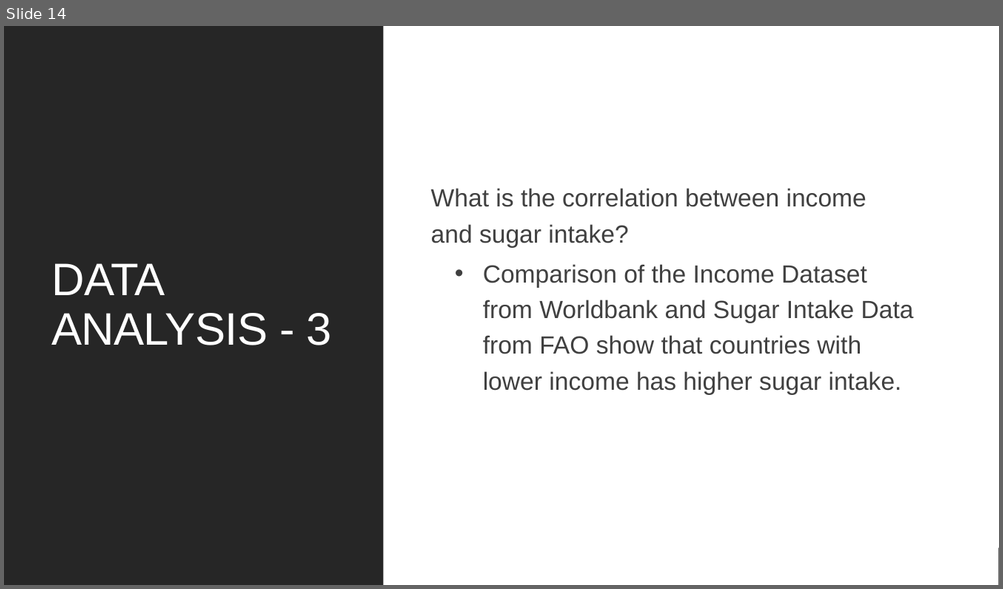
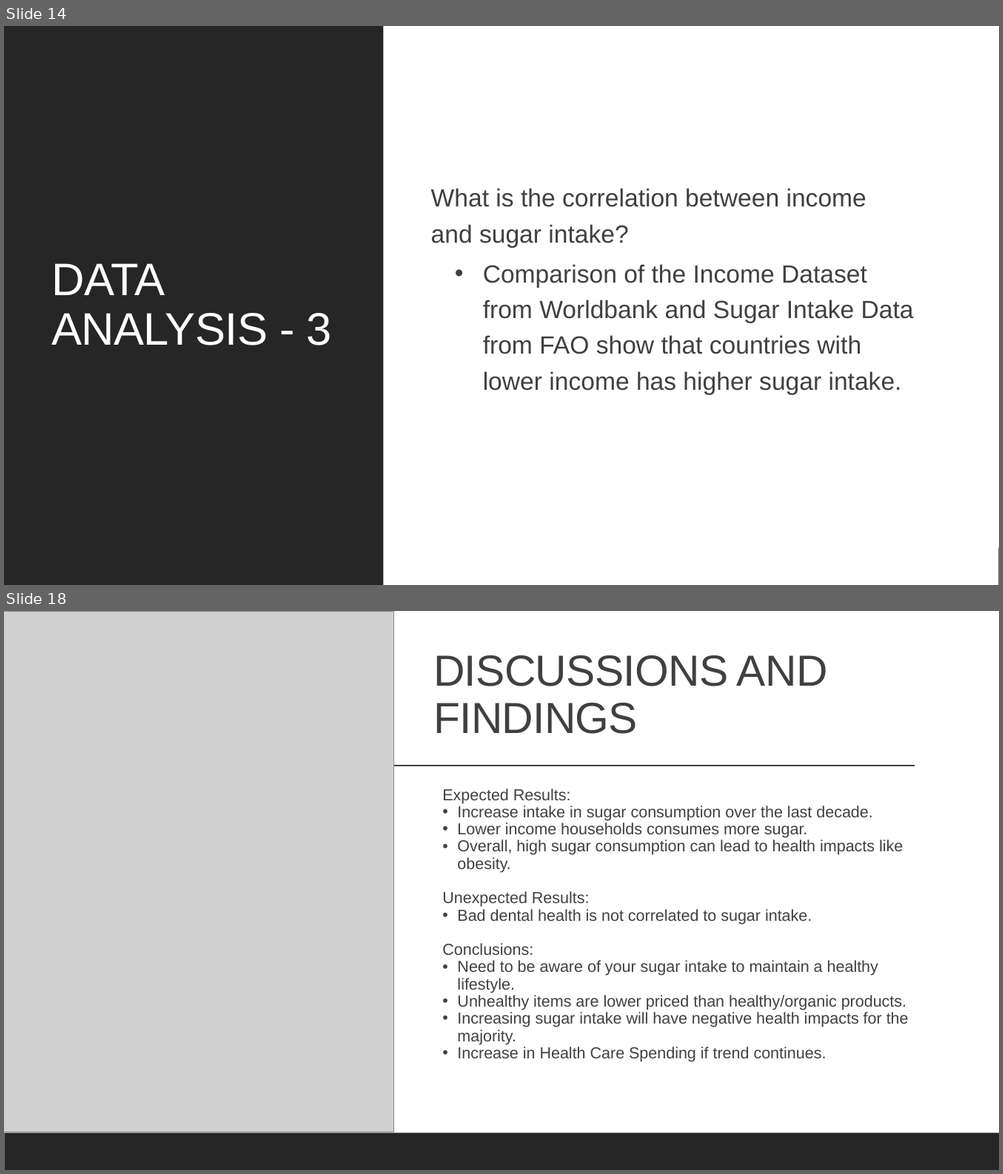
Before and after one commit to cbeachey/project1_influencers, a slide deck: Effects of Sugar Consumption.pptx. Shown one above the other, each under a label of ours: slide 14 before the commit, slides 14 and 18 after it; the slides between them are not shown. The pictures are 1003x589 and 1003x1174 pixels, drawn with LibreOffice and Linux fonts; fonts in the diff are those of the drawing; grey boxes stand for pictures. Boxes give left, top, right and bottom in pixels: in the first picture for what was removed or moved away, otherwise in the second. Text is boxed around its words. In the diff, an @@ line names an element or a change of style, - is before the commit and + after.

```diff
--- a/Effects of Sugar Consumption.pptx
+++ b/Effects of Sugar Consumption.pptx
@@ slide 18 added at bbox=[4, 611, 999, 1170], background #FFFFFF; not listed: 1 template element that a slide beside it also shows @@
@@ picture added at bbox=[4, 611, 393, 1133] @@
@@ title added at bbox=[433, 655, 828, 734], 42 pt, text #404040 @@
+DISCUSSIONS AND FINDINGS
@@ line added from (102, 766) to (915, 766), #404040 1 pt @@
@@ text added at bbox=[442, 789, 908, 1062], 15.4 pt, text #404040 @@
+  Expected Results:
+  • Increase intake in sugar consumption over the last decade.
+  • Lower income households consumes more sugar.
+  • Overall, high sugar consumption can lead to health impacts like obesity.
+  Unexpected Results:
+  • Bad dental health is not correlated to sugar intake.
+  Conclusions:
+  • Need to be aware of your sugar intake to maintain a healthy lifestyle.
+  • Unhealthy items are lower priced than healthy/organic products.
+  • Increasing sugar intake will have negative health impacts for the majority.
+  • Increase in Health Care Spending if trend continues.
```
Also in this commit, not shown: 7 slides changed, 2 other slides added, 3 slides removed, 6 other files.
